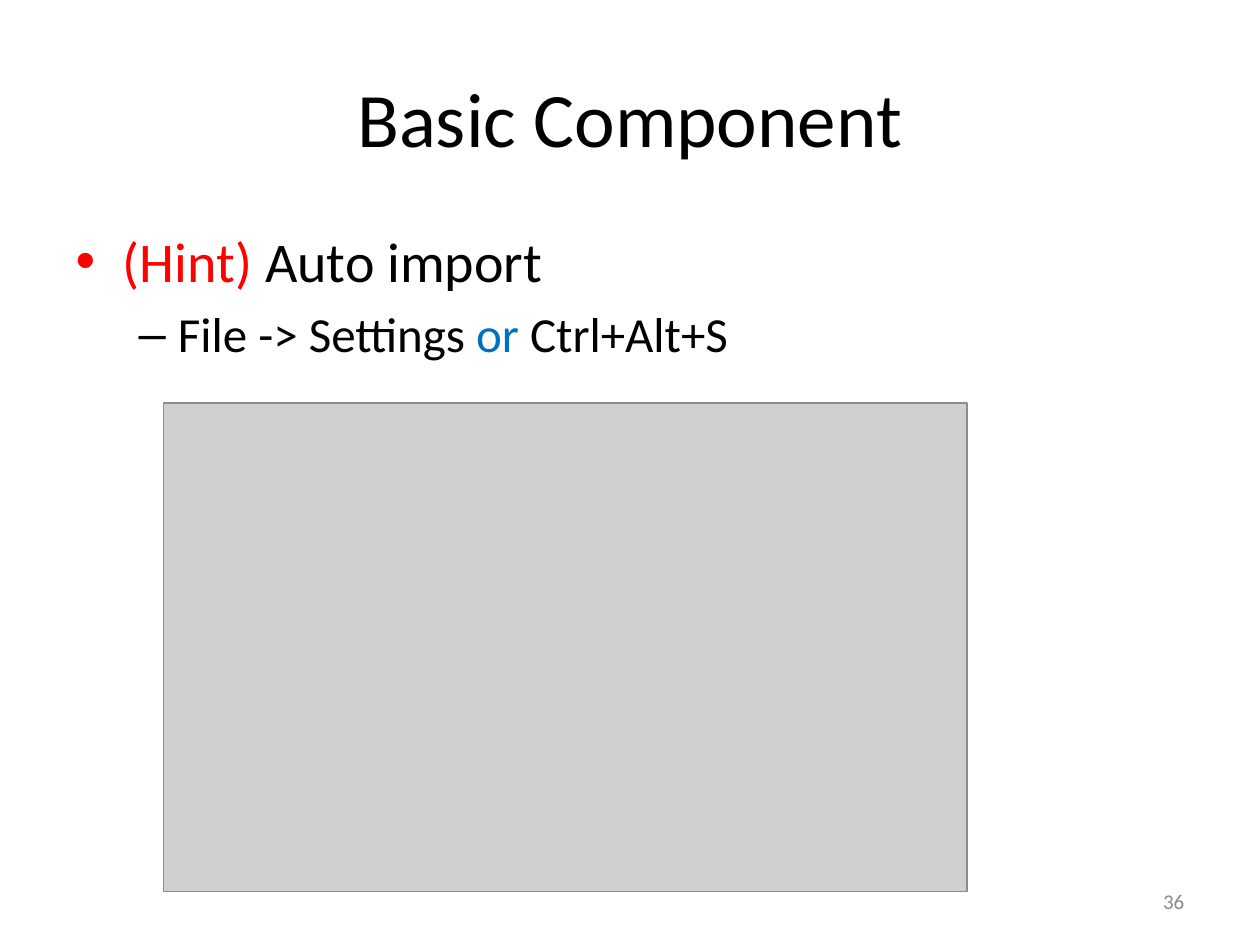
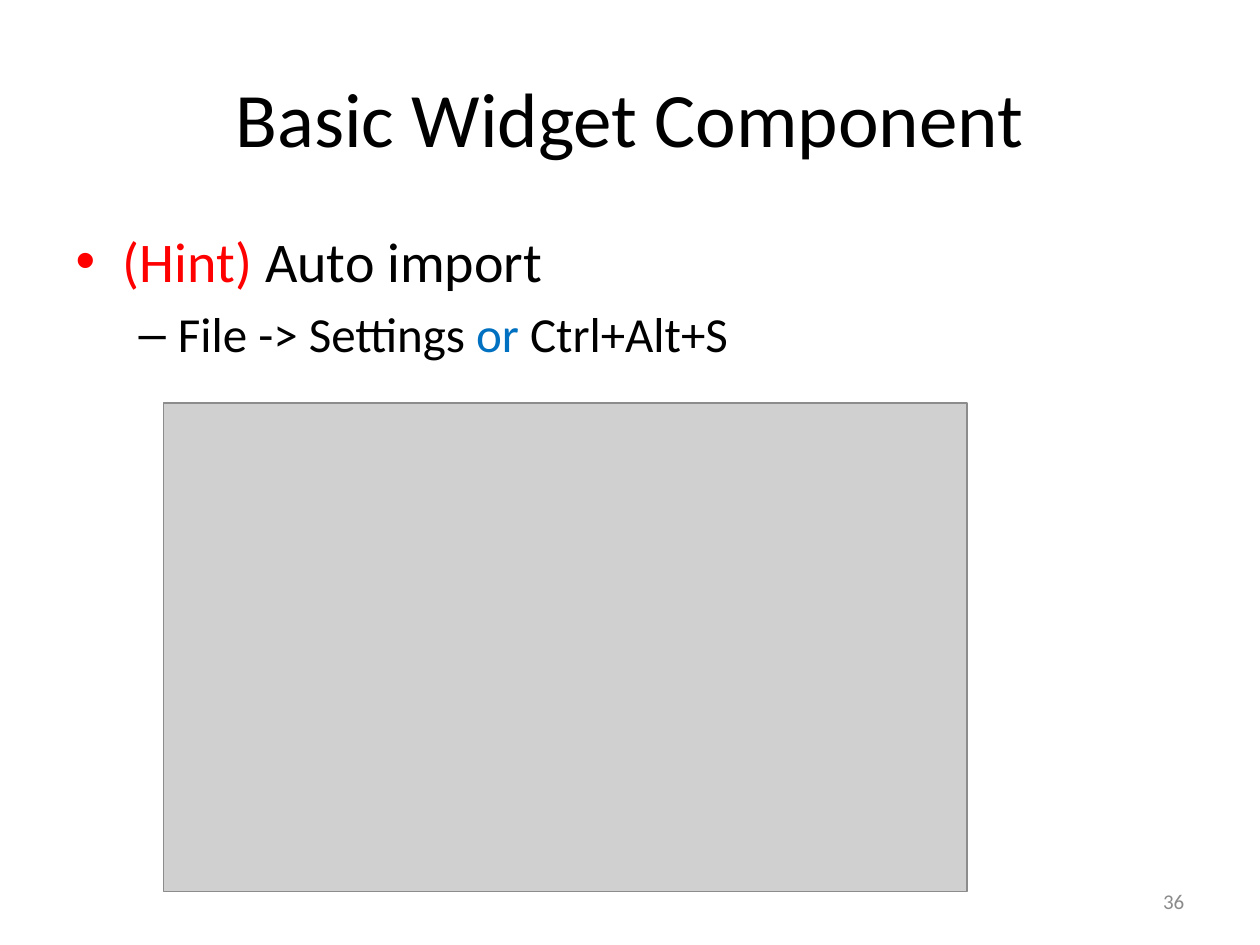
Before and after one commit to hs9021401/FIT_Android, a slide deck: slide 36 of The introduction of Android.pptx. Drawn at 1260x945 pixels with LibreOffice and Linux fonts; fonts in the diff are those of the drawing; grey boxes stand for pictures. Boxes give left, top, right and bottom in pixels: in the first picture for what was removed or moved away, otherwise in the second. Text is boxed around its words. In the diff, an @@ line names an element or a change of style, - is before the commit and + after.

```diff
--- a/The introduction of Android.pptx
+++ b/The introduction of Android.pptx
@@ title at <box>235,93,1023,161</box>: text changed @@
-Basic Component
+Basic Widget Component
```
Also in this commit, not shown: 16 other slides changed, 3 slides added, 2 other files.
